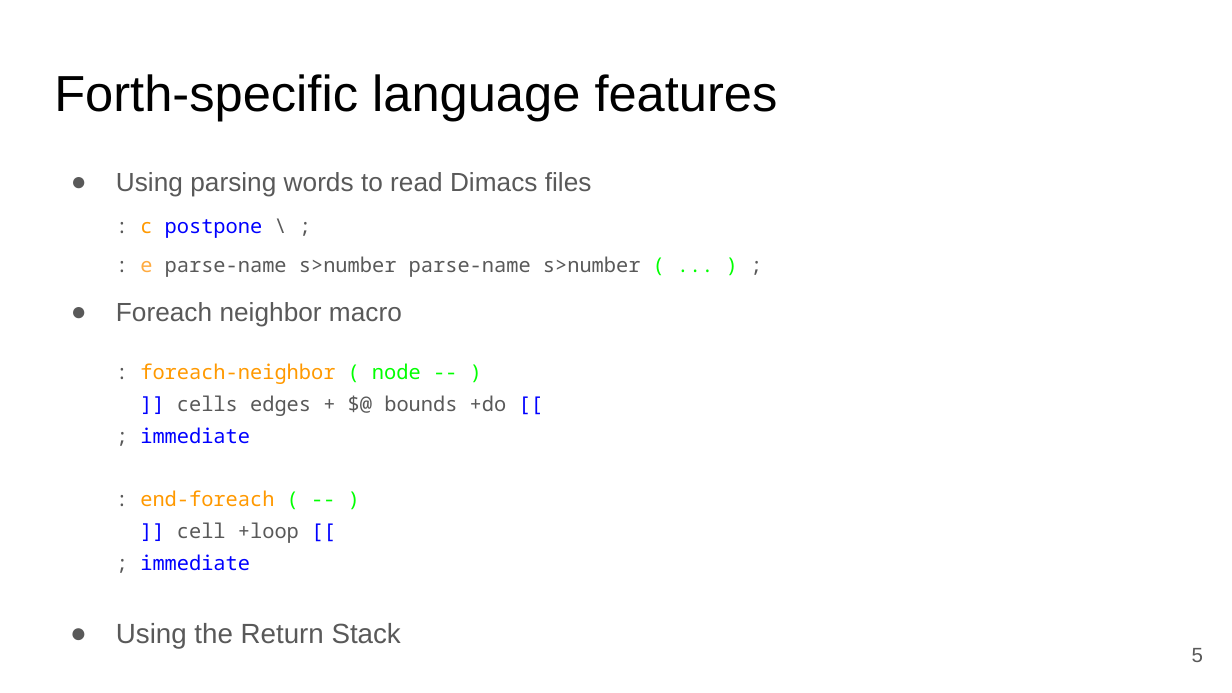
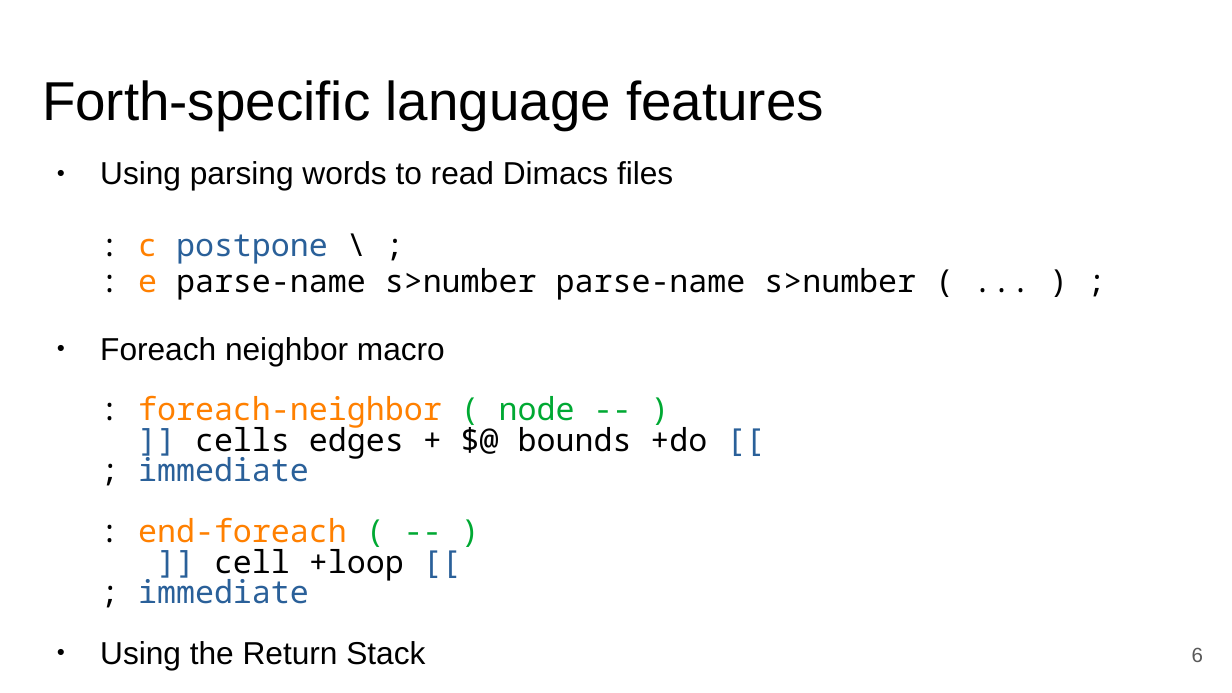
Before and after one commit to proskur1n/3color-forth, a slide deck: slide 6 of presentations/ss2.odp (slide 5 before the commit). Drawn at 1232x693 pixels with LibreOffice and Linux fonts; fonts in the diff are those of the drawing. Boxes give left, top, right and bottom in pixels: in the first picture for what was removed or moved away, otherwise in the second. Text is boxed around its words. In the diff, an @@ line names an element or a change of style, - is before the commit and + after.

```diff
--- a/presentations/ss2.odp
+++ b/presentations/ss2.odp
@@ title "Forth-specific language features" at (42, 80, 824, 130): size 29.6 to 32 pt; line spacing 0.8 to 1; vertical alignment top to middle @@
@@ text "Using parsing words to read ..." at (100, 161, 916, 665): size 15.3 to 18.5 pt in "Using parsing words to read Dimacs files", "Foreach neighbor macro"; text colour #595959 to #000000 in "Using parsing words to read Dimacs files", ": \ ;", ": parse-name s>number parse-name s>number ;", "Foreach neighbor macro" and 7 more places; size 11.9 to 18.5 pt in ": c postpone \ ;", ": e parse-name s>number parse-name s>number ( ...", ": foreach-neighbor ( node -- )", "]] cells edges + $@ bounds +do ..." and 4 more places; text colour #FF9900 to #FF8000 in "c", "foreach-neighbor", "end-foreach"; text colour #0000FF to #2A6099 in "postpone", "]] [[", "immediate", "]] [[" and 1 more places; text colour #FFAB40 to #FF8000 in "e"; text colour #00FF00 to #000000 in "( ... )"; text colour #00FF00 to #00A933 in "( node -- )", "( -- )"; size 16.1 to 18.5 pt in "Using the Return Stack"; indent changed; bullet colour #595959 to #000000; line spacing 0.8 to 0.95; less space between paragraphs; line spacing 1.3 to 0.8 @@
@@ page number at (1192, 647, 1203, 662): text changed @@
-5
+6
```
Also in this commit, not shown: 1 other slide changed, 1 slide added.
